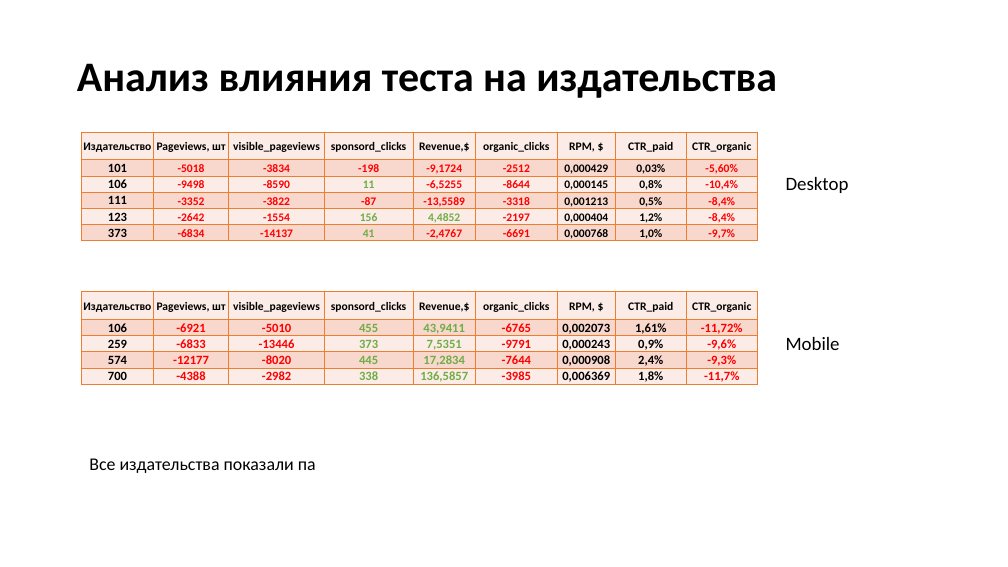
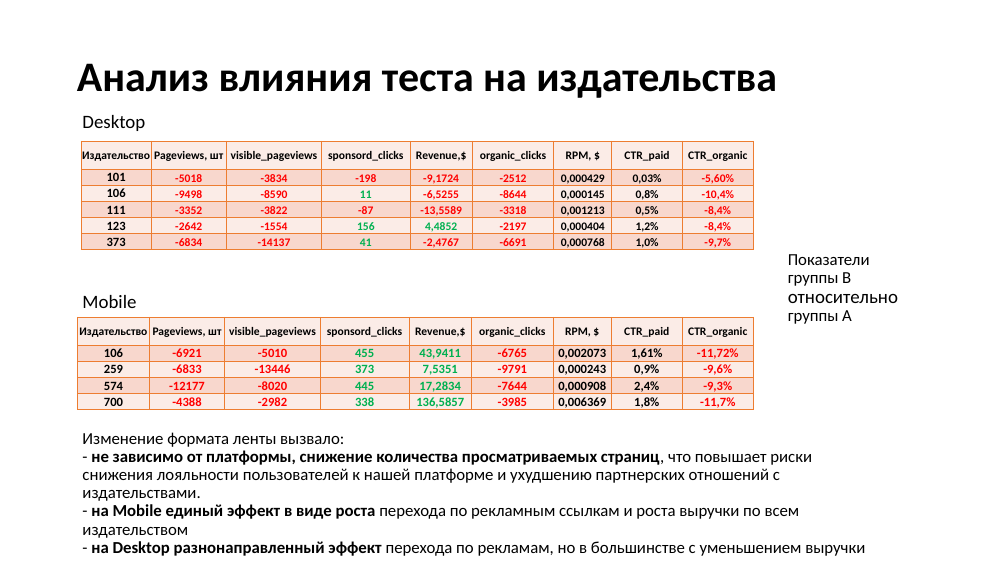
Before and after one commit to antipovdenis/AB_test_MarketpleteFeed, a slide deck: slide 6 of AB_test.pptx (slide 5 before the commit). Drawn at 1008x567 pixels with LibreOffice and Linux fonts; fonts in the diff are those of the drawing. Boxes give left, top, right and bottom in pixels: in the first picture for what was removed or moved away, otherwise in the second. Text is boxed around its words. In the diff, an @@ line names an element or a change of style, - is before the commit and + after.

Commit message:
добавление анализа тренда, корректировка выводов, создание новых слайдов в презентации

```diff
--- a/AB_test.pptx
+++ b/AB_test.pptx
@@ text "Desktop": place and size @@
-text "Desktop" at <box>786,177,849,193</box>
+text "Desktop" at <box>82,115,145,131</box>
@@ table at <box>81,141,754,254</box> @@
@@ text colour #70AD47 to #00B050 in "11", "156", "4,4852", "41" @@
@@ table: place and size @@
-table at <box>82,132,758,243</box>
+table at <box>81,141,754,254</box>
@@ text added at <box>788,254,870,324</box>, 16 pt, text #000000 @@
+Показатели группы В относительно группы А
@@ text "Mobile": place and size @@
-text "Mobile" at <box>786,337,840,350</box>
+text "Mobile" at <box>82,295,136,308</box>
@@ table at <box>78,318,754,412</box> @@
@@ text colour #70AD47 to #00B050 in "455", "43,9411", "373", "7,5351" and 4 more places @@
@@ table: place and size @@
-table at <box>82,292,758,386</box>
+table at <box>78,318,754,412</box>
@@ text at <box>82,432,865,556</box>: text changed; size 17 to 16 pt @@
-Все издательства показали па
+Изменение формата ленты вызвало:
+- не зависимо от платформы, снижение количества просматриваемых страниц, что повышает риски снижения лояльности пользователей к нашей платформе и ухудшению партнерских отношений с издательствами.
+- на Mobile единый эффект в виде роста перехода по рекламным ссылкам и роста выручки по всем издательством
+- на Desktop разнонаправленный эффект перехода по рекламам, но в большинстве с уменьшением выручки
```
Also in this commit, not shown: 1 other slide changed, 2 slides added, 2 slides removed, 2 other files.
